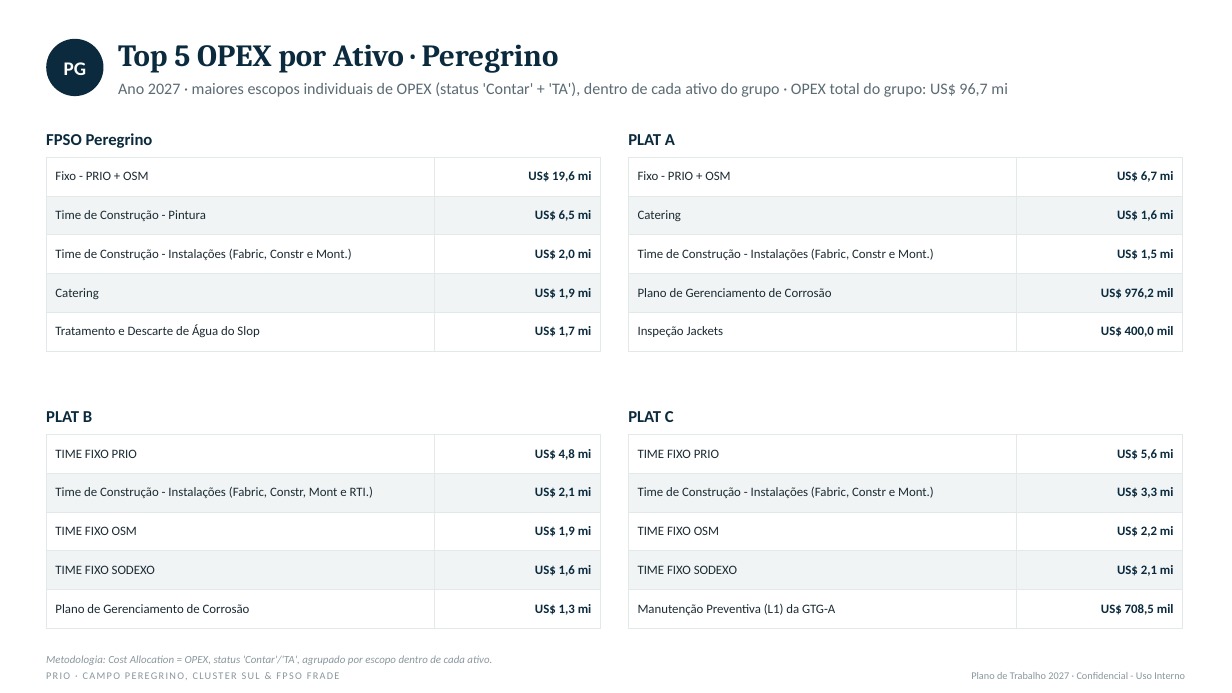
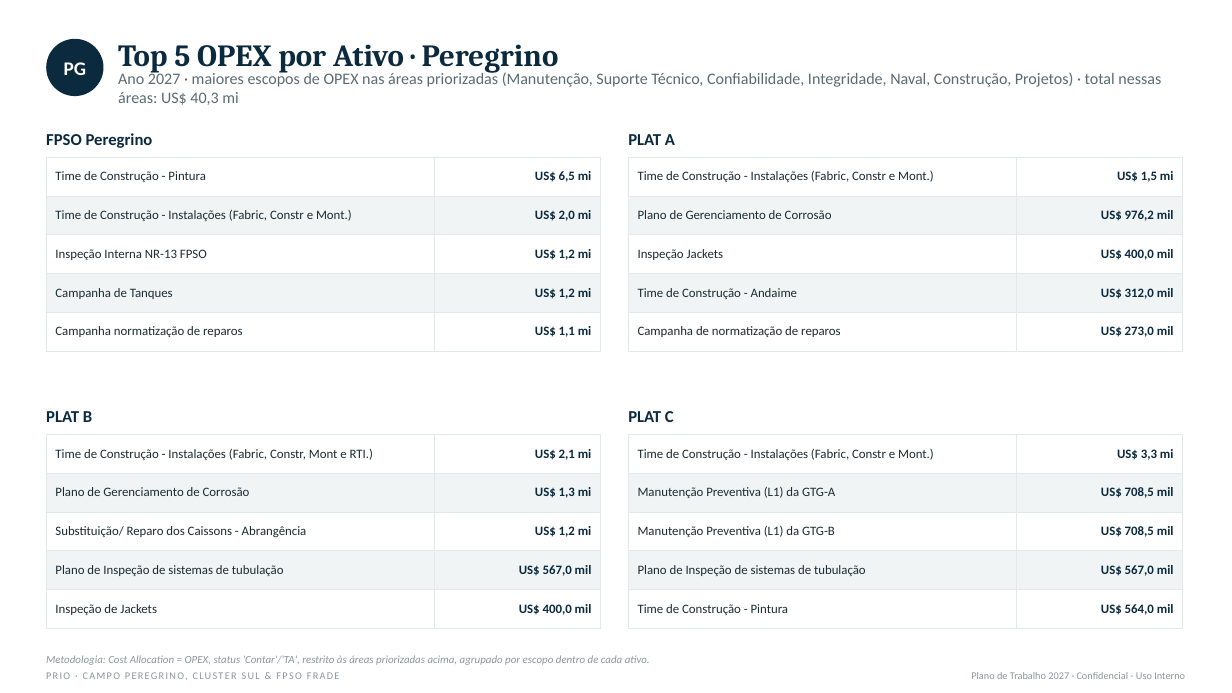
Before and after one commit to LucasRibaas/Planejamento, a slide deck: slide 8 of PRIO_Top_CAPEX_OPEX_Despriorizados_2027.pptx. Drawn at 1232x693 pixels with LibreOffice and Linux fonts; fonts in the diff are those of the drawing. Boxes give left, top, right and bottom in pixels: in the first picture for what was removed or moved away, otherwise in the second. Text is boxed around its words. In the diff, an @@ line names an element or a change of style, - is before the commit and + after.

```diff
--- a/PRIO_Top_CAPEX_OPEX_Despriorizados_2027.pptx
+++ b/PRIO_Top_CAPEX_OPEX_Despriorizados_2027.pptx
@@ text at (118, 71, 1161, 105): text changed @@
-Ano 2027 · maiores escopos individuais de OPEX (status 'Contar' + 'TA'), dentro de cada ativo do grupo · OPEX total do grupo: US$ 96,7 mi
+Ano 2027 · maiores escopos de OPEX nas áreas priorizadas (Manutenção, Suporte Técnico, Confiabilidade, Integridade, Naval, Construção, Projetos) · total nessas áreas: US$ 40,3 mi
@@ table at (46, 157, 601, 341) @@
-row 1: Fixo - PRIO + OSM | US$ 19,6 mi
-row 4: Catering | US$ 1,9 mi
-row 5: Tratamento e Descarte de Água do Slop | US$ 1,7 mi
+row 3: Inspeção Interna NR-13 FPSO | US$ 1,2 mi
+row 4: Campanha de Tanques | US$ 1,2 mi
+row 5: Campanha normatização de reparos | US$ 1,1 mi
@@ table at (628, 157, 1183, 341) @@
-row 1: Fixo - PRIO + OSM | US$ 6,7 mi
-row 2: Catering | US$ 1,6 mi
+row 4: Time de Construção - Andaime | US$ 312,0 mil
+row 5: Campanha de normatização de reparos | US$ 273,0 mil
@@ table at (46, 434, 601, 619) @@
-row 1: TIME FIXO PRIO | US$ 4,8 mi
-row 3: TIME FIXO OSM | US$ 1,9 mi
-row 4: TIME FIXO SODEXO | US$ 1,6 mi
+row 3: Substituição/ Reparo dos Caissons - Abrangência | US$ 1,2 mi
+row 4: Plano de Inspeção de sistemas de tubulação | US$ 567,0 mil
+row 5: Inspeção de Jackets | US$ 400,0 mil
@@ table at (628, 434, 1183, 619) @@
-row 1: TIME FIXO PRIO | US$ 5,6 mi
-row 3: TIME FIXO OSM | US$ 2,2 mi
-row 4: TIME FIXO SODEXO | US$ 2,1 mi
+row 3: Manutenção Preventiva (L1) da GTG-B | US$ 708,5 mil
+row 4: Plano de Inspeção de sistemas de tubulação | US$ 567,0 mil
+row 5: Time de Construção - Pintura | US$ 564,0 mil
@@ text at (46, 655, 650, 665): text changed @@
-Metodologia: Cost Allocation = OPEX, status 'Contar'/'TA', agrupado por escopo dentro de cada ativo.
+Metodologia: Cost Allocation = OPEX, status 'Contar'/'TA', restrito às áreas priorizadas acima, agrupado por escopo dentro de cada ativo.
```
Also in this commit, not shown: 2 other slides changed.
